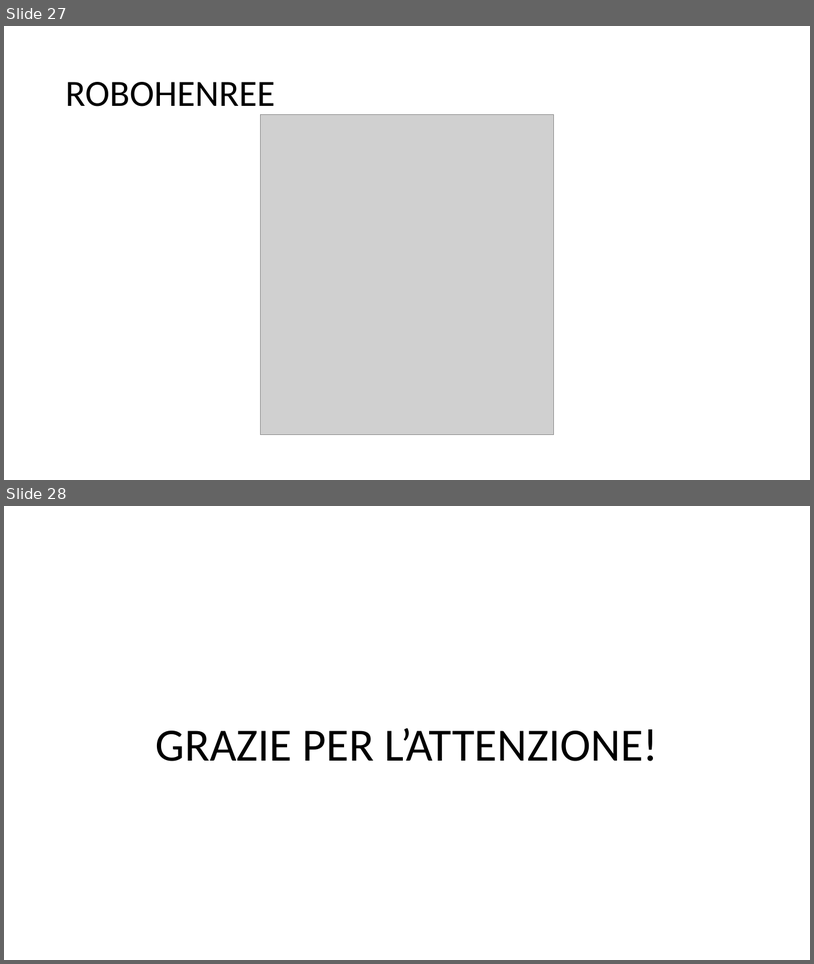
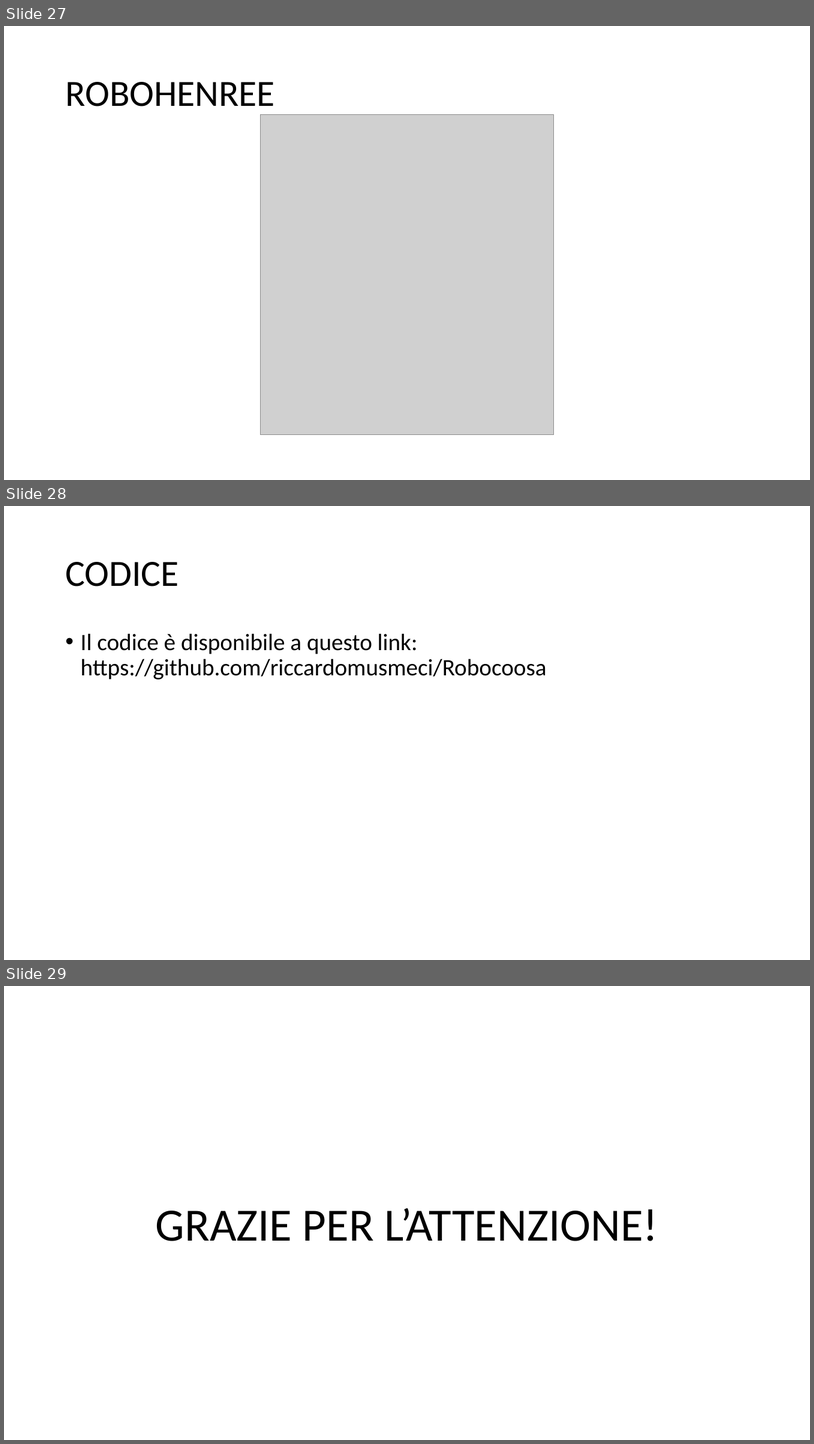
Before and after one commit to riccardomusmeci/Robocoosa, a slide deck: Presentazione Robocoosa.pptx. Shown one above the other, each under a label of ours: slides 27 and 28 before the commit, slides 27, 28 and 29 after it. The pictures are 814x964 and 814x1444 pixels, drawn with LibreOffice and Linux fonts; fonts in the diff are those of the drawing; grey boxes stand for pictures. Boxes give left, top, right and bottom in pixels: in the first picture for what was removed or moved away, otherwise in the second. Text is boxed around its words. In the diff, an @@ line names an element or a change of style, - is before the commit and + after.

```diff
--- a/Presentazione Robocoosa.pptx
+++ b/Presentazione Robocoosa.pptx
@@ slide 28 added at [4, 506, 810, 960], background #FFFFFF @@
@@ title added at [65, 562, 179, 586], 44 pt, text #000000 @@
+CODICE
@@ text added at [81, 633, 547, 679], 28 pt, text #000000 @@
+• Il codice è disponibile a questo link: https://github.com/riccardomusmeci/Robocoosa
@@ what was slide 28 is now slide 29 @@
```
Also in this commit, not shown: 1 other file.
